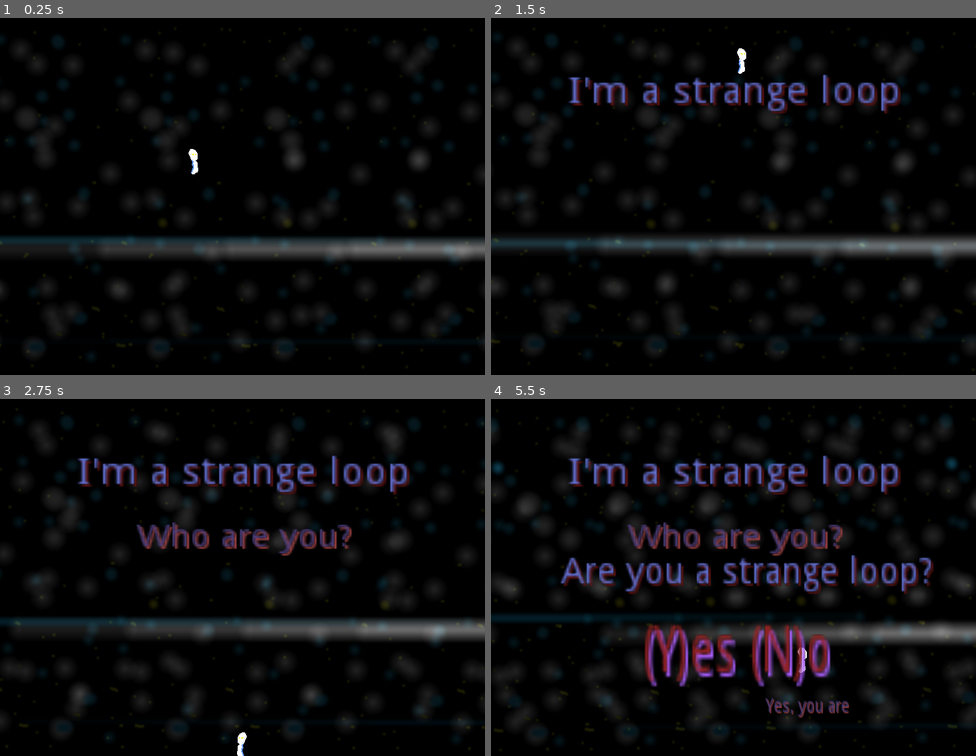
Above: before the commit, frames 1-4 (two rows, left to right).
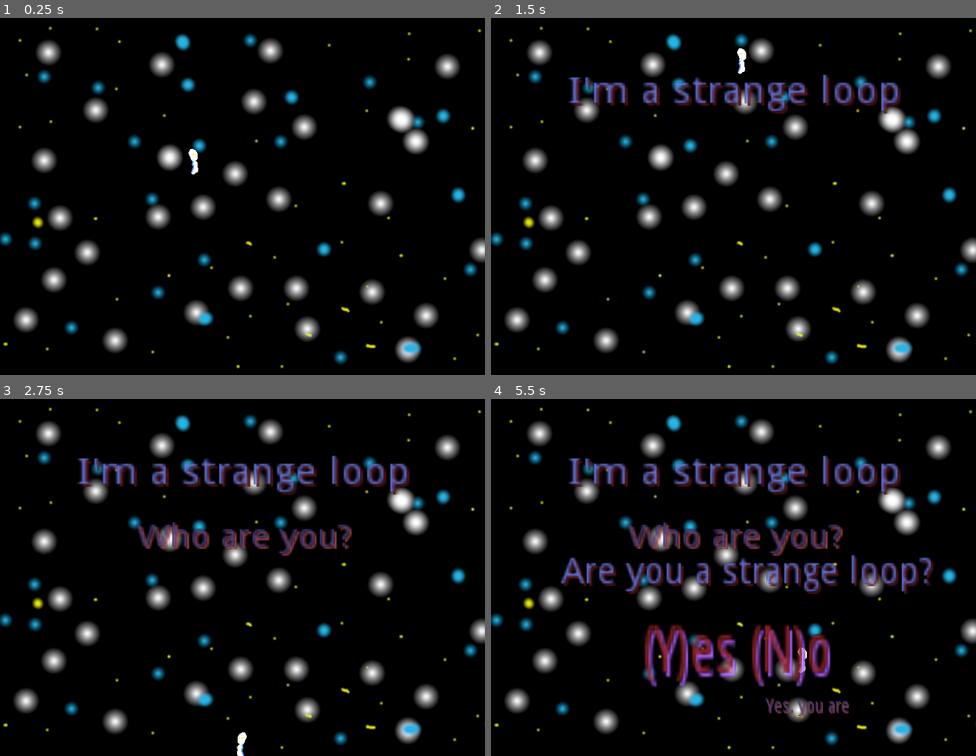
Above: after the commit, the same moments.

Repository: Axeltherabbit/ld47
Game: Godot game, scene res://scenes/gate.tscn
The game is run twice, just before and just after one commit, with the same random seed, the same clock (stepped at 60 frames per second) and the same inputs. This scene is started directly instead of the project's main scene.
Inputs:
- Up to frame 1 (0.25 s): no input
- Up to frame 2 (1.5 s): hold E 0.53-1.28 s; hold D from 0.53 s (still down); tap Space at 0.77 s; tap E at 1.35 s
- Up to frame 3 (2.75 s): tap Space at 1.52 s; release D at 2.03 s; hold A from 2.03 s (still down); hold N from 2.03 s (still down); tap E at 2.3 s
- Up to frame 4 (5.5 s): release A at 2.78 s; release N at 2.78 s; hold D 2.78-4.28 s; tap Y at 2.85 s; tap Space at 3.02, 3.77, 4.52 s; tap E at 3.05, 4.35, 5.3 s; hold E 3.53-4.28 s; hold A 4.28-5.03 s; hold D from 5.03 s (still down); hold N from 5.03 s (still down)

The runs differ from the first frame. In frame 1, 19% of the frame differs, in the area x 0-100%, y 2-99%; in frame 2, 18%; in frame 3, 18%; in frame 4, 18%.

Commit message:
fixed typo that caused the HTML5 version to have physics problems

Diff:
--- a/scenes/gate.tscn
+++ b/scenes/gate.tscn
@@ -1,28 +1,16 @@
-[gd_scene load_steps=9 format=2]
+[gd_scene load_steps=5 format=2]
 
 [ext_resource path="res://assets/2D/gatebackground.png" type="Texture" id=1]
 [ext_resource path="res://scenes/pg.tscn" type="PackedScene" id=2]
 [ext_resource path="res://scripts/gate.gd" type="Script" id=3]
-[ext_resource path="res://assets/Music/motion_blur.shader" type="Shader" id=4]
 
-[sub_resource type="Shader" id=1]
-
-[sub_resource type="ShaderMaterial" id=2]
-shader = SubResource( 1 )
-
-[sub_resource type="CanvasItemMaterial" id=3]
-next_pass = SubResource( 2 )
-
-[sub_resource type="ShaderMaterial" id=4]
-shader = ExtResource( 4 )
-shader_param/Samples = 8
+[sub_resource type="CanvasItemMaterial" id=2]
 
 [node name="gate" type="Node2D"]
-material = SubResource( 3 )
+material = SubResource( 2 )
 script = ExtResource( 3 )
 
 [node name="background" type="Sprite" parent="."]
-material = SubResource( 4 )
 texture = ExtResource( 1 )
 centered = false
 
--- a/scenes/menu.tscn
+++ b/scenes/menu.tscn
@@ -114,5 +114,17 @@
 __meta__ = {
 "_edit_use_anchors_": false
 }
+
+[node name="Label" type="Label" parent="."]
+margin_left = 49.3884
+margin_top = 443.372
+margin_right = 705.388
+margin_bottom = 477.372
+rect_scale = Vector2( 1.08146, 3.47856 )
+custom_colors/font_color = Color( 1, 0, 0, 1 )
+text = "This is a web version the engine has problems with the export, please try the binaries if you can
+Shaders are disabled, physics works weird and might lag."
+align = 1
+valign = 1
 [connection signal="pressed" from="istructions" to="." method="_on_istructions_pressed"]
 [connection signal="pressed" from="credits" to="." method="_on_credits_pressed"]
--- a/scripts/pg.gd
+++ b/scripts/pg.gd
@@ -23,7 +23,7 @@
 	jumpkey = Input.is_key_pressed(KEY_SPACE)
 
 
-func _process(delta):
+func _physics_process(delta):
 	if movement.x < 0 : sprite.set_flip_h(true)
 	else : sprite.set_flip_h(false)
 
